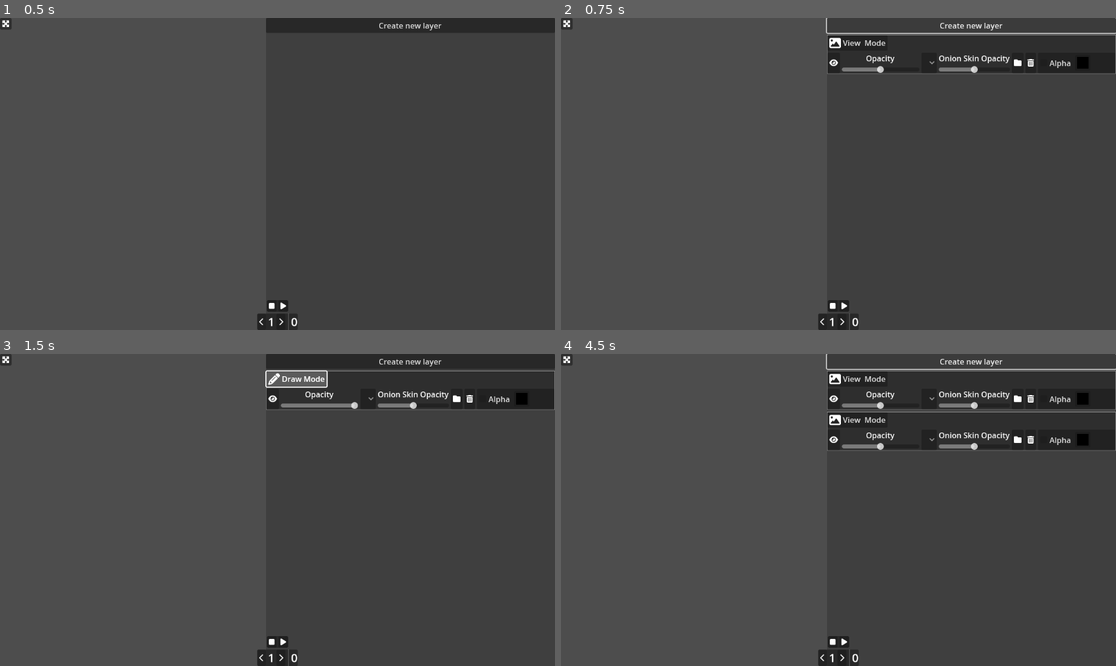
Above: before the commit, frames 1-4 (two rows, left to right).
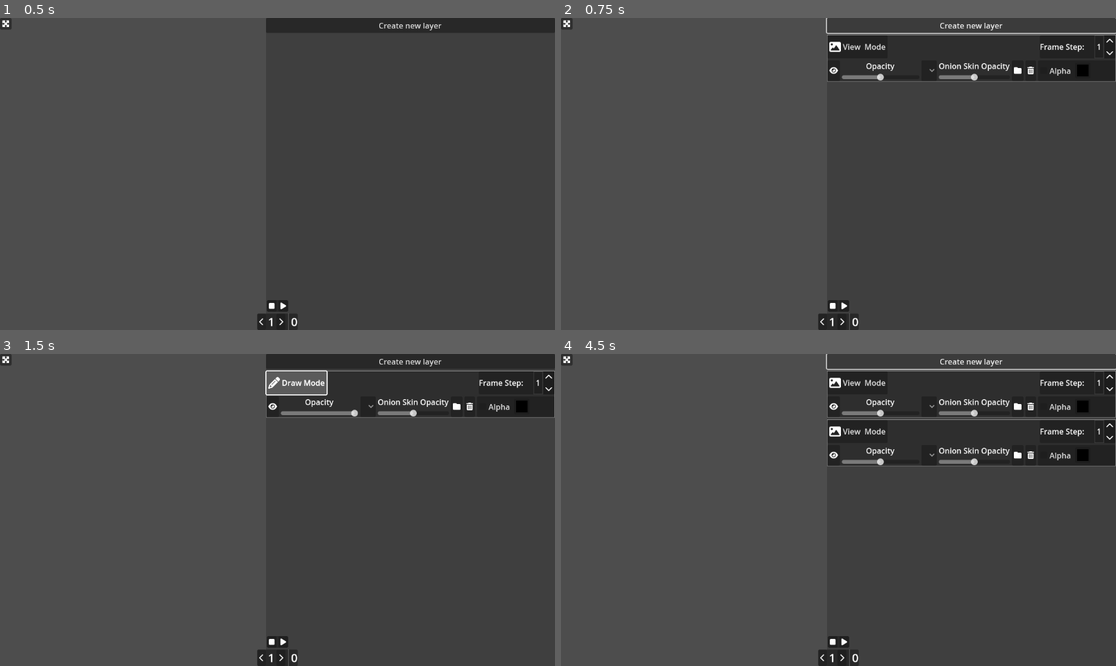
Above: after the commit, the same moments.

Repository: NectoT/GodotLayeredSlideshows
Game: Godot game, scene res://scenes/App.tscn
Two runs of this game, one before a commit and one after it. Both use one fixed random seed, a clock stepped at 60 frames per second and the inputs below.
Inputs (mouse positions are in pixels of both pictures, inside the frame that each line leads up to):
- Up to frame 1 (0.5 s): no input
- Up to frame 2 (0.75 s): click "Create new layer" at 0.5 s
- Up to frame 3 (1.5 s): click "View Mode" at 1.25 s
- Up to frame 4 (4.5 s): click "Draw Mode" at 2 s; click (1110, 375) at 2.77 s; click (1110, 388) at 3.52 s; click "Create new layer" at 4.25 s

Frame 1 is identical in both runs. In frame 2, 2.2% of the frame differs, in the area x 47-100%, y 6-21%; in frame 3, 2.6%; in frame 4, 4.7%, in the area x 47-100%, y 6-37%.

Commit message:
Шаг перехода по картинкам в директории
И фикс: при обновлении onion skin больше нет попытки загрузить картинку по слишком большому индексу

Diff:
--- /dev/null
+++ b/icons/chevron-down-solid.svg
@@ -0,0 +1 @@
+<svg xmlns="http://www.w3.org/2000/svg" height="16" width="16" viewBox="0 0 512 512"><!--!Font Awesome Free 6.5.1 by @fontawesome - https://fontawesome.com License - https://fontawesome.com/license/free Copyright 2024 Fonticons, Inc.--><path opacity="1" fill="#ffffff" d="M233.4 406.6c12.5 12.5 32.8 12.5 45.3 0l192-192c12.5-12.5 12.5-32.8 0-45.3s-32.8-12.5-45.3 0L256 338.7 86.6 169.4c-12.5-12.5-32.8-12.5-45.3 0s-12.5 32.8 0 45.3l192 192z"/></svg>
--- /dev/null
+++ b/icons/chevron-up-solid.svg
@@ -0,0 +1 @@
+<svg xmlns="http://www.w3.org/2000/svg" height="16" width="16" viewBox="0 0 512 512"><!--!Font Awesome Free 6.5.1 by @fontawesome - https://fontawesome.com License - https://fontawesome.com/license/free Copyright 2024 Fonticons, Inc.--><path opacity="1" fill="#ffffff" d="M233.4 105.4c12.5-12.5 32.8-12.5 45.3 0l192 192c12.5 12.5 12.5 32.8 0 45.3s-32.8 12.5-45.3 0L256 173.3 86.6 342.6c-12.5 12.5-32.8 12.5-45.3 0s-12.5-32.8 0-45.3l192-192z"/></svg>
--- /dev/null
+++ b/icons/ellipsis-vertical-solid.svg
@@ -0,0 +1 @@
+<svg xmlns="http://www.w3.org/2000/svg" height="16" width="4" viewBox="0 0 128 512"><!--!Font Awesome Free 6.5.1 by @fontawesome - https://fontawesome.com License - https://fontawesome.com/license/free Copyright 2024 Fonticons, Inc.--><path opacity="1" fill="#ffffff" d="M64 360a56 56 0 1 0 0 112 56 56 0 1 0 0-112zm0-160a56 56 0 1 0 0 112 56 56 0 1 0 0-112zM120 96A56 56 0 1 0 8 96a56 56 0 1 0 112 0z"/></svg>
--- a/scenes/LayerConfig.tscn
+++ b/scenes/LayerConfig.tscn
@@ -8,6 +8,7 @@
 [ext_resource type="Texture2D" uid="uid://dka5kiod5hfo8" path="res://icons/eye-slash-solid.svg" id="4_48ejy"]
 [ext_resource type="Texture2D" uid="uid://dg2naadl83m8m" path="res://icons/onion_active.svg" id="4_pndpk"]
 [ext_resource type="Script" path="res://ui/toggle_button.gd" id="5_hekvm"]
+[ext_resource type="PackedScene" uid="uid://cp86txivesok6" path="res://scenes/NumberInput.tscn" id="5_vgt5k"]
 [ext_resource type="Texture2D" uid="uid://3nb4c68eiu8d" path="res://icons/folder-solid.svg" id="6_1oku5"]
 [ext_resource type="Script" path="res://ui/directory_button.gd" id="7_erxrs"]
 [ext_resource type="Texture2D" uid="uid://mxb361uj1fh6" path="res://icons/trash-can-solid.svg" id="8_5ebja"]
@@ -36,14 +37,24 @@
 [node name="VBoxContainer" type="VBoxContainer" parent="."]
 layout_mode = 2
 
-[node name="ModeButton" type="Button" parent="VBoxContainer"]
+[node name="HBoxContainer" type="HBoxContainer" parent="VBoxContainer"]
 layout_mode = 2
-size_flags_horizontal = 0
+theme_override_constants/separation = 10
+
+[node name="ModeButton" type="Button" parent="VBoxContainer/HBoxContainer"]
+layout_mode = 2
+size_flags_horizontal = 2
 text = "View  Mode"
 icon = ExtResource("2_0n4xy")
 script = ExtResource("5_hekvm")
 enabled_icon = ExtResource("2_d4o61")
 enabled_text = "Draw Mode"
+
+[node name="NumberInput" parent="VBoxContainer/HBoxContainer" instance=ExtResource("5_vgt5k")]
+layout_mode = 2
+label_text = "Frame Step:"
+number = 1
+min_number = 1
 
 [node name="LowerSettings" type="HBoxContainer" parent="VBoxContainer"]
 layout_mode = 2
@@ -134,7 +145,8 @@
 layout_mode = 2
 size_flags_vertical = 4
 
-[connection signal="pressed" from="VBoxContainer/ModeButton" to="." method="_on_mode_button_pressed"]
+[connection signal="pressed" from="VBoxContainer/HBoxContainer/ModeButton" to="." method="_on_mode_button_pressed"]
+[connection signal="number_changed" from="VBoxContainer/HBoxContainer/NumberInput" to="." method="_on_frame_step_input_changed"]
 [connection signal="pressed" from="VBoxContainer/LowerSettings/VisibilityButton" to="." method="_on_visibility_button_pressed"]
 [connection signal="value_changed" from="VBoxContainer/LowerSettings/OpacityContainer/OpacitySlider" to="." method="_on_opacity_slider_changed"]
 [connection signal="item_selected" from="VBoxContainer/LowerSettings/OnionSkinOption" to="." method="_on_onion_option_selected"]
--- /dev/null
+++ b/scenes/NumberInput.tscn
@@ -0,0 +1,62 @@
+[gd_scene load_steps=5 format=3 uid="uid://cp86txivesok6"]
+
+[ext_resource type="Texture2D" uid="uid://hpmibc5dxtiu" path="res://icons/chevron-up-solid.svg" id="1_7l7p5"]
+[ext_resource type="Script" path="res://ui/number_input.gd" id="1_lrd8r"]
+[ext_resource type="Texture2D" uid="uid://cx7l7bwrvm8ss" path="res://icons/chevron-down-solid.svg" id="2_u8mrw"]
+
+[sub_resource type="StyleBoxFlat" id="StyleBoxFlat_0glq5"]
+content_margin_left = 5.0
+content_margin_right = 5.0
+bg_color = Color(0.12549, 0.12549, 0.12549, 1)
+border_width_left = 2
+border_width_top = 2
+border_width_right = 2
+border_width_bottom = 2
+border_color = Color(0.301961, 0.301961, 0.301961, 1)
+border_blend = true
+
+[node name="NumberInput" type="PanelContainer"]
+anchors_preset = 15
+anchor_right = 1.0
+anchor_bottom = 1.0
+grow_horizontal = 2
+grow_vertical = 2
+script = ExtResource("1_lrd8r")
+
+[node name="HBoxContainer" type="HBoxContainer" parent="."]
+layout_mode = 2
+size_flags_vertical = 0
+theme_override_constants/separation = 0
+
+[node name="LabelContainer" type="MarginContainer" parent="HBoxContainer"]
+layout_mode = 2
+theme_override_constants/margin_right = 20
+
+[node name="Label" type="Label" parent="HBoxContainer/LabelContainer"]
+unique_name_in_owner = true
+layout_mode = 2
+text = "Sample:"
+
+[node name="PanelContainer" type="PanelContainer" parent="HBoxContainer"]
+layout_mode = 2
+theme_override_styles/panel = SubResource("StyleBoxFlat_0glq5")
+
+[node name="NumberLabel" type="Label" parent="HBoxContainer/PanelContainer"]
+unique_name_in_owner = true
+layout_mode = 2
+text = "12"
+
+[node name="VBoxContainer" type="VBoxContainer" parent="HBoxContainer"]
+layout_mode = 2
+theme_override_constants/separation = 0
+
+[node name="UpButton" type="Button" parent="HBoxContainer/VBoxContainer"]
+layout_mode = 2
+icon = ExtResource("1_7l7p5")
+
+[node name="DownButton" type="Button" parent="HBoxContainer/VBoxContainer"]
+layout_mode = 2
+icon = ExtResource("2_u8mrw")
+
+[connection signal="pressed" from="HBoxContainer/VBoxContainer/UpButton" to="." method="_on_up_button_pressed"]
+[connection signal="pressed" from="HBoxContainer/VBoxContainer/DownButton" to="." method="_on_down_button_pressed"]
--- a/ui/layer_display.gd
+++ b/ui/layer_display.gd
@@ -28,6 +28,12 @@
 		if dir_path != "":
 			_set_frame()
 
+var frame_step = 1:
+	set(value):
+		frame_step = value
+		_set_frame()
+		frame_amount_changed.emit(total_frames())
+
 var onion_skin_mode: OnionSkinMode = OnionSkinMode.OFF:
 	set(value):
 		if value != onion_skin_mode:
@@ -76,7 +82,7 @@
 
 var _dir_files_amount = 0
 
-var _frames: Array[ImageTexture] = []
+var _images: Array[ImageTexture] = []
 
 @onready var _rect_material = mainRect.material as ShaderMaterial
 
@@ -85,7 +91,7 @@
 
 
 func total_frames() -> int:
-	return _dir_files_amount
+	return floor(_dir_files_amount / frame_step)
 
 
 func _get_sorted_filenames() -> Array[String]:
@@ -101,10 +107,10 @@
 
 
 func _load_frames():
-	_frames = []
+	_images = []
 	for name in _get_sorted_filenames():
 		var image = Image.load_from_file(dir_path + '/' + name)
-		_frames.append(ImageTexture.create_from_image(image))
+		_images.append(ImageTexture.create_from_image(image))
 
 
 func _set_frame():
@@ -112,12 +118,13 @@
 		return
 
 	if mode == Mode.VIEW:
-		mainRect.texture = _frames[(current_frame - 1) % len(_frames)]
+		mainRect.texture = _images[get_file_index(current_frame)]
 	elif mode == Mode.DRAW:
-		if current_frame > _dir_files_amount:
+		var file_index = get_file_index(current_frame)
+		if file_index == -1:
 			mainRect.texture = null
 		else:
-			mainRect.texture = _frames[current_frame - 1]
+			mainRect.texture = _images[file_index]
 
 	_update_onion_skins()
 
@@ -135,12 +142,13 @@
 	var sorted_filenames: Array[String] = _get_sorted_filenames()
 	var onion_rects = onion_skin_holder.get_children()
 	var onion_skin_opacity = opacity - onion_skin_opacity_step
+	print(onion_skin_opacity)
 	var skin_amount: int = 0
 	while onion_skin_opacity > 0:
 		skin_amount += 1
 
-		var frame_index = current_frame - 1 - skin_amount
-		if frame_index < 0:
+		var frame = current_frame - skin_amount
+		if frame < 0:
 			break
 
 		var onion_skin: TextureRect
@@ -152,12 +160,30 @@
 			onion_skin = onion_rects[skin_amount - 1]
 
 		onion_skin.modulate.a = onion_skin_opacity
-		onion_skin.texture = _frames[frame_index]
+		var file_index = get_file_index(frame)
+		if file_index == -1:
+			onion_skin.texture = null
+		else:
+			onion_skin.texture = _images[file_index]
 
 		onion_skin_opacity -= onion_skin_opacity_step
 
 	for i in range(skin_amount, len(onion_rects)):
 		onion_rects[i].queue_free()
+
+
+## Возвращает индекс файла, соответствующий переданному кадру, или -1, если
+## для кадра нет подходящего файла. Считается на основе шага и режима слоя
+func get_file_index(frame: int) -> int:
+	if mode == Mode.DRAW:
+		var index = (frame - 1) * frame_step
+		if index >= _dir_files_amount:
+			return -1
+		return index
+	elif _dir_files_amount == 0:
+		return 0
+	else:
+		return (frame - 1) * frame_step % _dir_files_amount
 
 
 func _update_first_frame_onion_skin():
@@ -175,7 +201,7 @@
 	else:
 		onion_rect = onion_rects[0] as TextureRect
 
-	onion_rect.texture = _frames[0]
+	onion_rect.texture = _images[0]
 	onion_rect.modulate.a = opacity - onion_skin_opacity_step
 
 
@@ -199,4 +225,4 @@
 
 		_set_frame()
 
-		frame_amount_changed.emit(_dir_files_amount)
+		frame_amount_changed.emit(total_frames())
--- a/ui/layer_settings.gd
+++ b/ui/layer_settings.gd
@@ -92,6 +92,10 @@
 		current_settings = draw_settings
 
 
+func _on_frame_step_input_changed(number: int):
+	layer.frame_step = number
+
+
 func _apply_settings(layer: Layer, settings: ModeSettings):
 	layer.opacity = settings.opacity
 	layer.onion_skin_mode = settings.onion_skin_mode
--- /dev/null
+++ b/ui/number_input.gd
@@ -0,0 +1,35 @@
+# TODO: tool-скрипт, визуальное изменение сцены в редакторе при изменении экспортных
+# переменных; убирание margin при отсутствии текста
+extends PanelContainer
+
+signal number_changed(number: int)
+
+@export var label_text = "":
+	set(value):
+		if not is_node_ready():
+			await ready
+		label_text = value
+		_label.text = label_text
+
+@export var number = 0:
+	set(value):
+		if value < min_number:
+			return
+		number = value
+		number_changed.emit(number)
+
+		if not is_node_ready():
+			await ready
+		_number_label.text = str(number)
+@export var min_number = 0
+
+@onready var _label: Label = %Label
+@onready var _number_label: Label = %NumberLabel
+
+
+func _on_up_button_pressed():
+	number += 1
+
+
+func _on_down_button_pressed():
+	number -= 1
Not shown, added: icons/chevron-down-solid.svg.import
Not shown, added: icons/chevron-up-solid.svg.import
Not shown, added: icons/ellipsis-vertical-solid.svg.import
Not shown: 1 places in scenes/LayerConfig.tscn that only renumber resources
